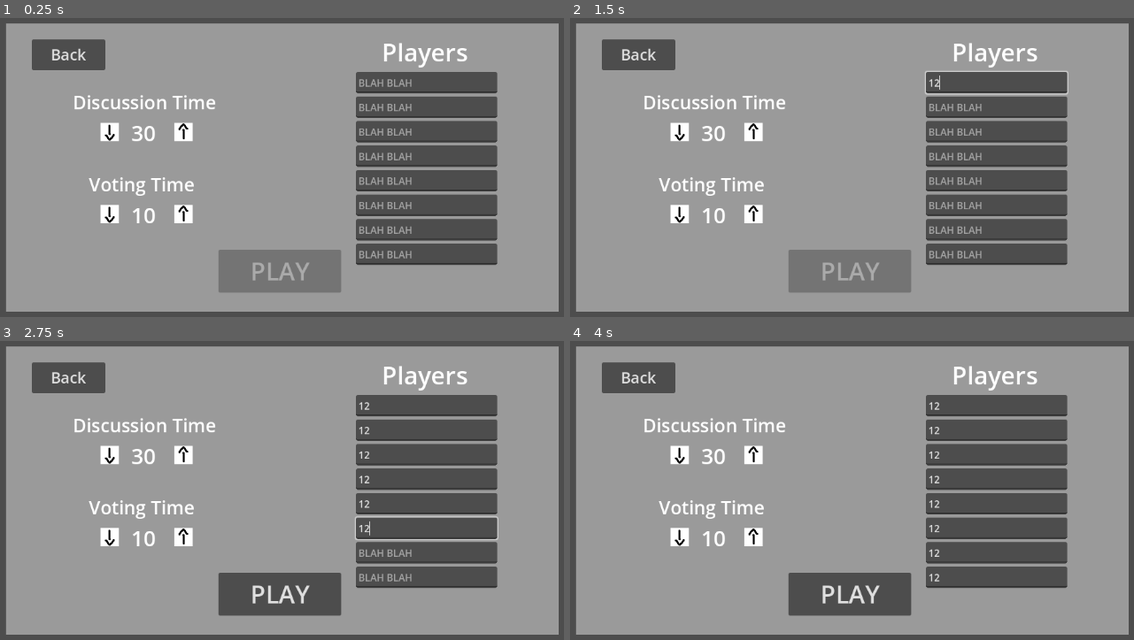
Above: before the commit, frames 1-4 (two rows, left to right).
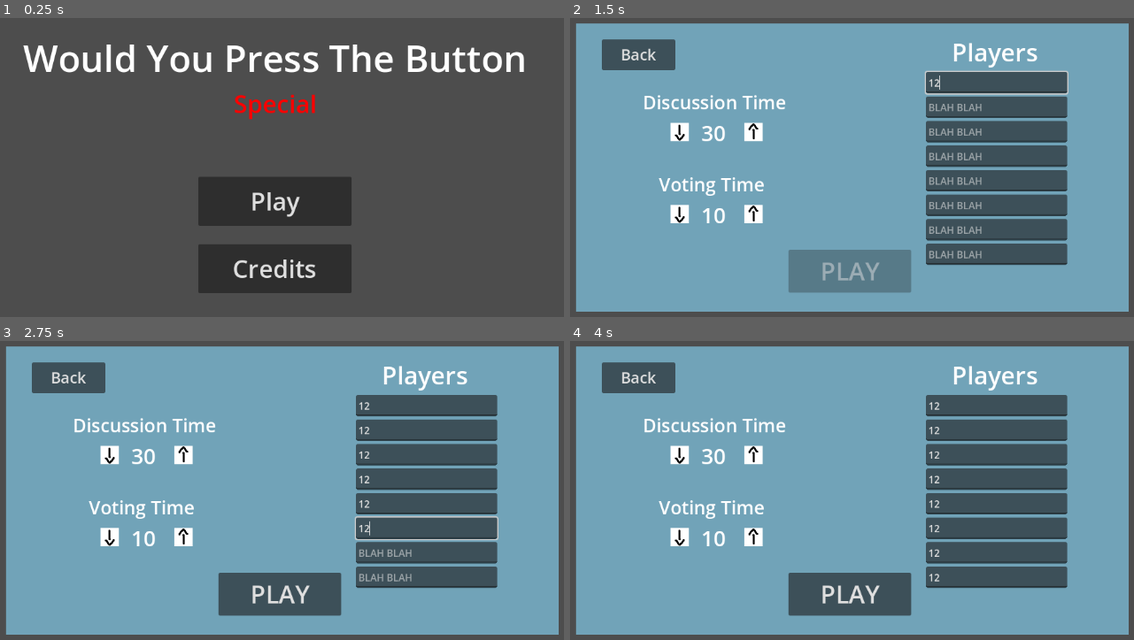
Above: after the commit, the same moments.

Repository: Beepered/WouldYouPressTheButton-Special
Game: Godot game, scene res://scenes/main_menu.tscn
Two runs of this game, one before a commit and one after it. Both use one fixed random seed, a clock stepped at 60 frames per second and the inputs below.
Inputs (mouse positions are in pixels of both pictures, inside the frame that each line leads up to):
- Up to frame 1 (0.25 s): no input
- Up to frame 2 (1.5 s): click "Play" at 0.5 s; click (998, 83) at 1.27 s; type "12" at 1.35 s
- Up to frame 3 (2.75 s): click (428, 430) at 1.5 s; type "12" at 1.58 s; click (428, 454) at 1.73 s; type "12" at 1.82 s; click (428, 478) at 2.02 s; type "12" at 2.1 s; click (428, 502) at 2.25 s; type "12" at 2.33 s; click (428, 529) at 2.48 s; type "12" at 2.57 s
- Up to frame 4 (4 s): click (998, 553) at 2.77 s; type "12" at 2.85 s; click (998, 577) at 3 s; type "12" at 3.08 s; click "Play" at 3.5 s

The runs differ from the first frame. In frame 1, 80% of the frame differs, in the area x 1-100%, y 1-99%; in frame 2, 76%; in frame 3, 74%; in frame 4, 74%.

Commit message:
couple style changes

Diff:
--- a/wouldyoupressthebutton-special/scenes/main_menu.tscn
+++ b/wouldyoupressthebutton-special/scenes/main_menu.tscn
@@ -6,6 +6,8 @@
 [ext_resource type="Script" path="res://scripts/menu/discussSettingArrow.gd" id="4_flmkl"]
 [ext_resource type="Script" path="res://scripts/menu/voteSettingArrow.gd" id="4_ntwn2"]
 
+[sub_resource type="FontVariation" id="FontVariation_jeu8t"]
+
 [sub_resource type="RectangleShape2D" id="RectangleShape2D_srou7"]
 size = Vector2(30, 30)
 
@@ -70,7 +72,7 @@
 [node name="Settings" type="Node2D" parent="CanvasLayer"]
 
 [node name="background" type="Sprite2D" parent="CanvasLayer/Settings"]
-modulate = Color(0.605274, 0.605274, 0.605274, 1)
+modulate = Color(0.444489, 0.638216, 0.721653, 1)
 position = Vector2(588, 309.25)
 scale = Vector2(900, 470)
 texture = ExtResource("1_1bg67")
@@ -88,6 +90,7 @@
 offset_top = 181.0
 offset_right = 480.0
 offset_bottom = 223.0
+theme_override_fonts/font = SubResource("FontVariation_jeu8t")
 theme_override_font_sizes/font_size = 30
 text = "Discussion Time"
 horizontal_alignment = 1
@@ -289,7 +292,7 @@
 visible = false
 
 [node name="background" type="Sprite2D" parent="CanvasLayer/Credits"]
-modulate = Color(0.605274, 0.605274, 0.605274, 1)
+modulate = Color(0.375261, 0.642828, 0.784485, 1)
 position = Vector2(588, 309.25)
 scale = Vector2(900, 470)
 texture = ExtResource("1_1bg67")
--- a/wouldyoupressthebutton-special/scripts/menu/main_menu.gd
+++ b/wouldyoupressthebutton-special/scripts/menu/main_menu.gd
@@ -5,8 +5,8 @@
 $CanvasLayer/Settings/NumPlayers/Line7, $CanvasLayer/Settings/NumPlayers/Line8]
 
 func _ready() -> void:
-	pass # Replace with function body.
-
+	$CanvasLayer.visible = true;
+	$CanvasLayer/Settings.visible = false;
 
 func _process(delta: float) -> void:
 	$"CanvasLayer/Settings/DiscussionTime/time text".text = str(Global.discussTime)
Not shown: 1 places in wouldyoupressthebutton-special/scenes/main_menu.tscn that only renumber resources
